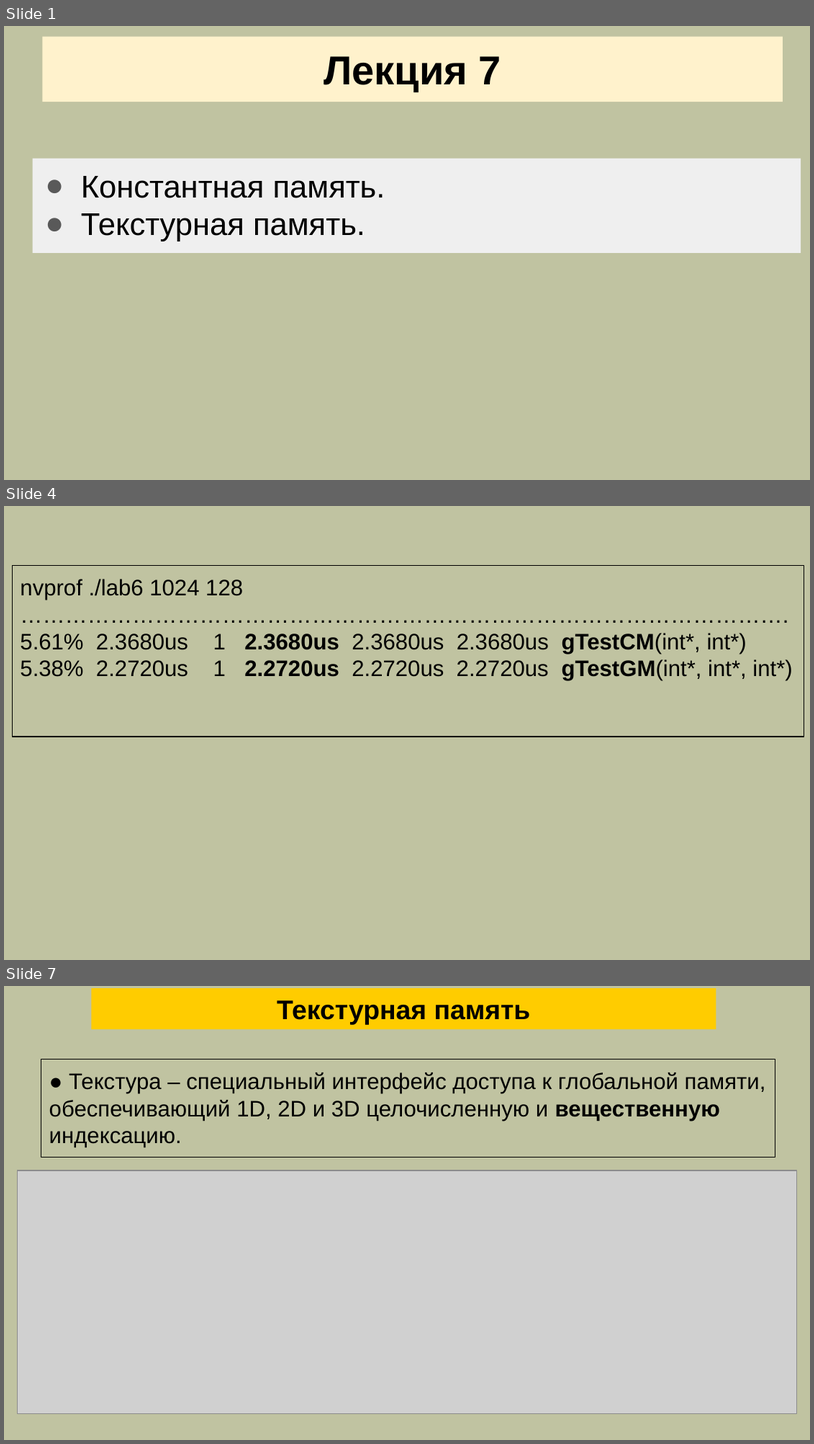
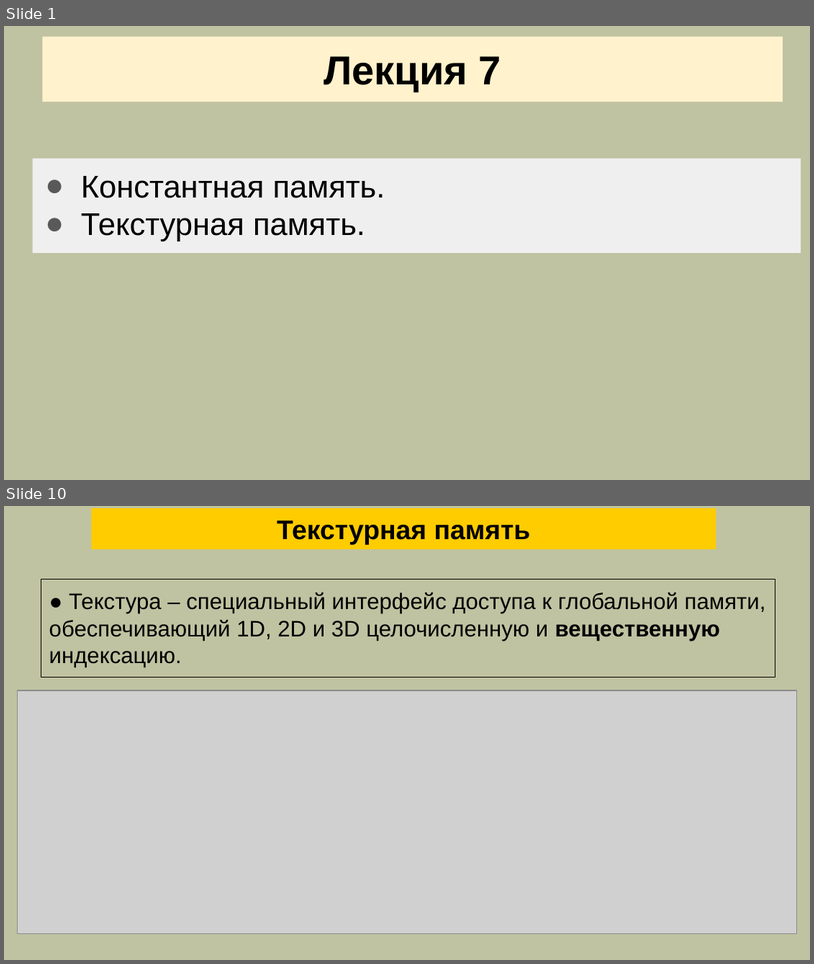
Before and after one commit to mlkv52/sibsutis_cuda_bachelors-2025, a slide deck: Лекции/pptx/Лекция7-ПГП-2025.pptx. Shown one above the other, each under a label of ours: slides 1, 4 and 7 before the commit, slides 1 and 10 after it; the slides between them are not shown. The pictures are 814x1444 and 814x964 pixels, drawn with LibreOffice and Linux fonts; fonts in the diff are those of the drawing; grey boxes stand for pictures. Boxes give left, top, right and bottom in pixels: in the first picture for what was removed or moved away, otherwise in the second. Text is boxed around its words. In the diff, an @@ line names an element or a change of style, - is before the commit and + after.

```diff
--- a/Лекции/pptx/Лекция7-ПГП-2025.pptx
+++ b/Лекции/pptx/Лекция7-ПГП-2025.pptx
@@ slide 4 removed at [4, 506, 810, 960], background #C0C3A1 @@
@@ rectangle removed at [12, 566, 805, 736] @@
-nvprof ./lab6 1024 128
-………………………………………………………………………………………….
-5.61% 2.3680us 1 2.3680us 2.3680us 2.3680us gTestCM(int*, int*)
-5.38% 2.2720us 1 2.2720us 2.2720us 2.2720us gTestGM(int*, int*, int*)
@@ what was slide 7 is now slide 10 @@
```
Also in this commit, not shown: 1 slide changed, 7 slides added, 3 other slides removed.
